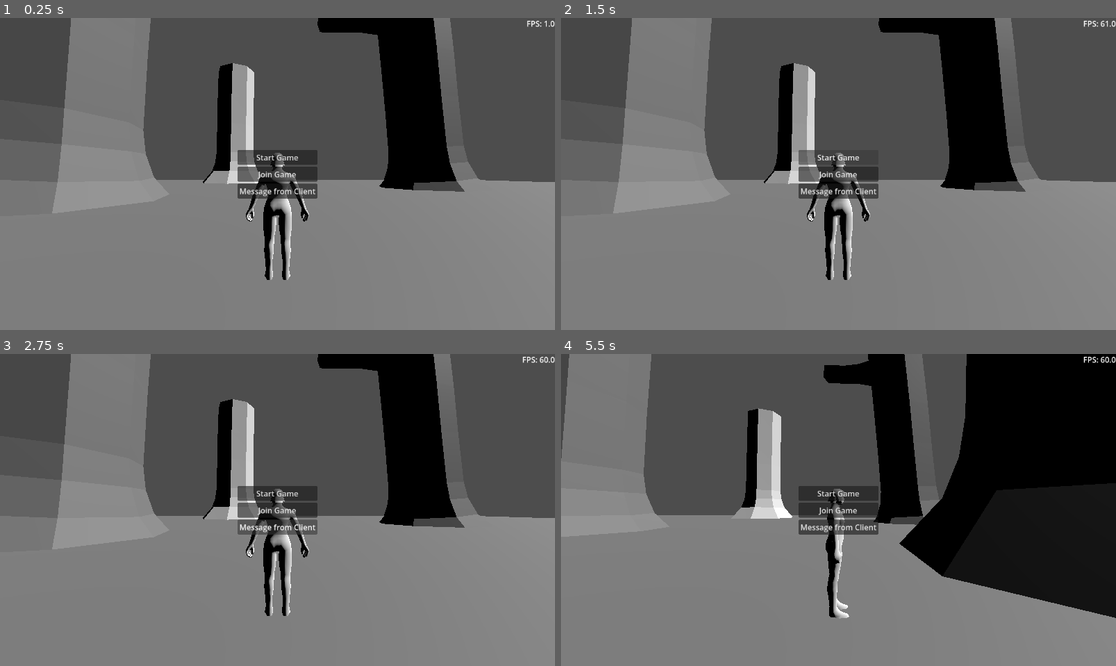
Above: before the commit, frames 1-4 (two rows, left to right).
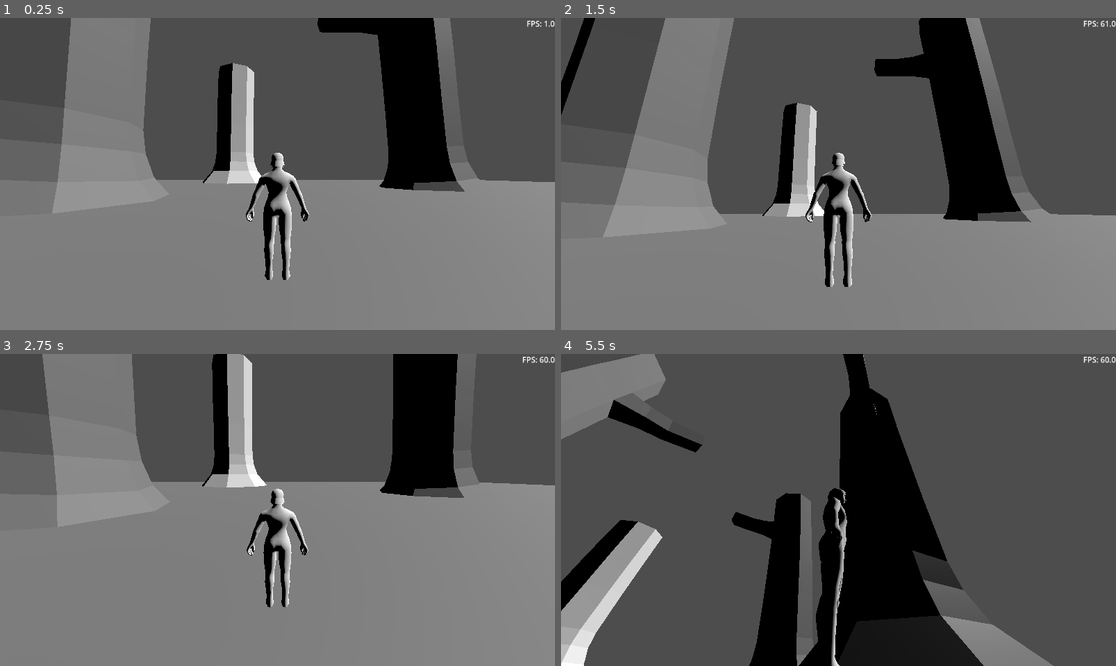
Above: after the commit, the same moments.

Repository: jdspohn/rpg
Game: Godot game, scene res://Scenes/main.tscn
Two runs of this game, one before a commit and one after it. Both use one fixed random seed, a clock stepped at 60 frames per second and the inputs below.
Inputs (mouse positions are in pixels of both pictures, inside the frame that each line leads up to):
- Up to frame 1 (0.25 s): no input
- Up to frame 2 (1.5 s): click (838, 158) at 0.5 s, where only the run before the commit has a clickable "Start Game"; click (838, 158) at 1.25 s, where only the run before the commit has a clickable "Start Game"
- Up to frame 3 (2.75 s): click (277, 525) at 2 s, where only the run before the commit has a clickable "Message from Client"
- Up to frame 4 (5.5 s): click (838, 510) at 2.75 s, where only the run before the commit has a clickable "Join Game"; move the mouse to (960, 494) at 3.52 s; hold D (move_right) 3.53-4.28 s; hold Shift (sprint) 3.53-4.28 s; move the mouse to (727, 525) at 4.27 s; hold S (move_back) 4.28-5.03 s; tap Shift (sprint) at 4.35 s; move the mouse to (894, 441) at 5.02 s; hold D (move_right) from 5.03 s (still down); hold Shift (sprint) from 5.03 s (still down)

The runs differ from the first frame. In frame 1, 1.8% of the frame differs, in the area x 42-58%, y 42-58%; in frame 2, 17%; in frame 3, 15%; in frame 4, 73%, in the area x 0-100%, y 0-100%.

Commit message:
changed input manager to be a global script

Diff:
--- a/Scenes/main.tscn
+++ b/Scenes/main.tscn
@@ -3,7 +3,6 @@
 [ext_resource type="PackedScene" uid="uid://tb8k4ol1femj" path="res://Scenes/World/world.tscn" id="1_jjgbg"]
 [ext_resource type="PackedScene" uid="uid://dn85my2emfvu8" path="res://Scenes/Player/player.tscn" id="2_bo1nx"]
 [ext_resource type="PackedScene" uid="uid://da316pt2eda1d" path="res://Scenes/UI/fps_counter.tscn" id="3_8gbba"]
-[ext_resource type="Script" uid="uid://dgeb42eysi51g" path="res://Scripts/input_manager.gd" id="4_jjvhh"]
 [ext_resource type="PackedScene" uid="uid://bjgp0m1mun3f4" path="res://Scenes/UI/main_menu.tscn" id="5_kry3j"]
 
 [node name="Main" type="Node" unique_id=1826427475]
@@ -14,8 +13,5 @@
 
 [node name="FpsCounter" parent="." unique_id=1283962724 instance=ExtResource("3_8gbba")]
 
-[node name="InputManager" type="Node3D" parent="." unique_id=1081106690]
-unique_name_in_owner = true
-script = ExtResource("4_jjvhh")
-
 [node name="MainMenu" parent="." unique_id=2038174252 instance=ExtResource("5_kry3j")]
+visible = false
--- a/Scripts/input_manager.gd
+++ b/Scripts/Global/input_manager.gd
@@ -1,5 +1,4 @@
-class_name InputManager
-extends Node3D
+extends Node
 
 @export_range(0.0, 0.01) var mouse_sensitivity = 0.005
 @export_range(0.0, 0.1) var gamepad_sensitivity = 0.06
@@ -11,8 +10,8 @@
 var is_jumping = false
 
 func _ready() -> void:
-	pass
-	#Input.set_mouse_mode(Input.MOUSE_MODE_CAPTURED)
+	#pass
+	Input.set_mouse_mode(Input.MOUSE_MODE_CAPTURED)
 
 func _physics_process(_delta: float) -> void:
 	is_sprinting = false
--- a/Scripts/Player/camera_controller.gd
+++ b/Scripts/Player/camera_controller.gd
@@ -1,7 +1,6 @@
 class_name CameraController
 extends Node3D
 
-@onready var player: Player = get_parent()
 @export_range(-90.0, 0.0, 0.01, "radians_as_degrees") var min_vertical_angle: float = -PI/2
 @export_range(0.0, 90.0, 0.01, "radians_as_degrees") var max_vertical_angle: float = PI/4
 
@@ -12,5 +11,5 @@
 	rotation.y = wrapf(rotation.y, 0.0, TAU)
 
 func _physics_process(_delta: float) -> void:
-	move_camera(player.input_manager.camera_input)
-	player.input_manager.camera_input = Vector2.ZERO
+	move_camera(InputManager.camera_input)
+	InputManager.camera_input = Vector2.ZERO
--- a/Scripts/Player/player.gd
+++ b/Scripts/Player/player.gd
@@ -1,7 +1,6 @@
 class_name Player
 extends CharacterBody3D
 
-@onready var input_manager: InputManager = %InputManager
 @onready var pivot: Node3D = %Pivot
 @onready var camera_pivot: CameraController = %CameraPivot
 
@@ -33,18 +32,18 @@
 		if velocity.y != 0:
 			velocity.y = 0
 		_handle_ground_physics()
-		if input_manager.is_jumping:
+		if InputManager.is_jumping:
 			velocity.y = jump_impulse
 	else:
 		_handle_air_physics(delta)
 	move_and_slide()
 
 func _physics_process(delta: float) -> void:
-	move_direction = Vector3(input_manager.move_input.x, 0, input_manager.move_input.y).normalized()
-	if input_manager.move_input.length() <= 0.4:
+	move_direction = Vector3(InputManager.move_input.x, 0, InputManager.move_input.y).normalized()
+	if InputManager.move_input.length() <= 0.4:
 		move_speed = walk_speed
 	else:
 		move_speed = run_speed
-	if input_manager.is_sprinting:
+	if InputManager.is_sprinting:
 		move_speed = sprint_speed
 	move_and_rotate.call_deferred(delta)
--- a/project.godot
+++ b/project.godot
@@ -17,6 +17,7 @@
 [autoload]
 
 Server="*uid://ci4watmfq61px"
+InputManager="*uid://dgeb42eysi51g"
 
 [file_customization]
 
Renamed: Scripts/input_manager.gd.uid -> Scripts/Global/input_manager.gd.uid
